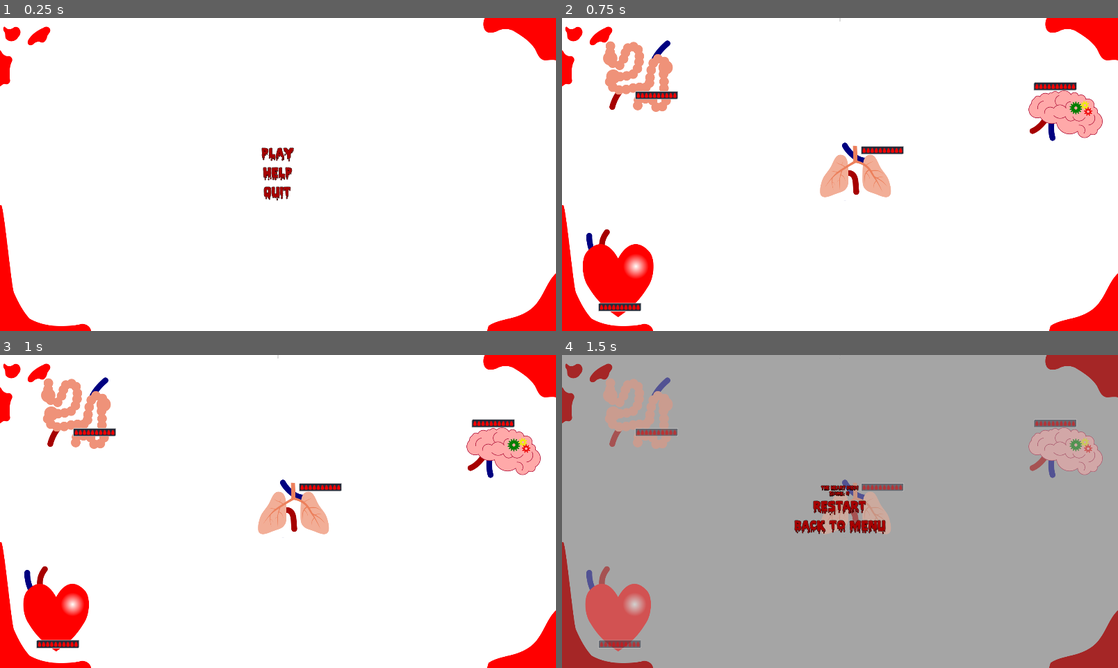
Above: before the commit, frames 1-4 (two rows, left to right).
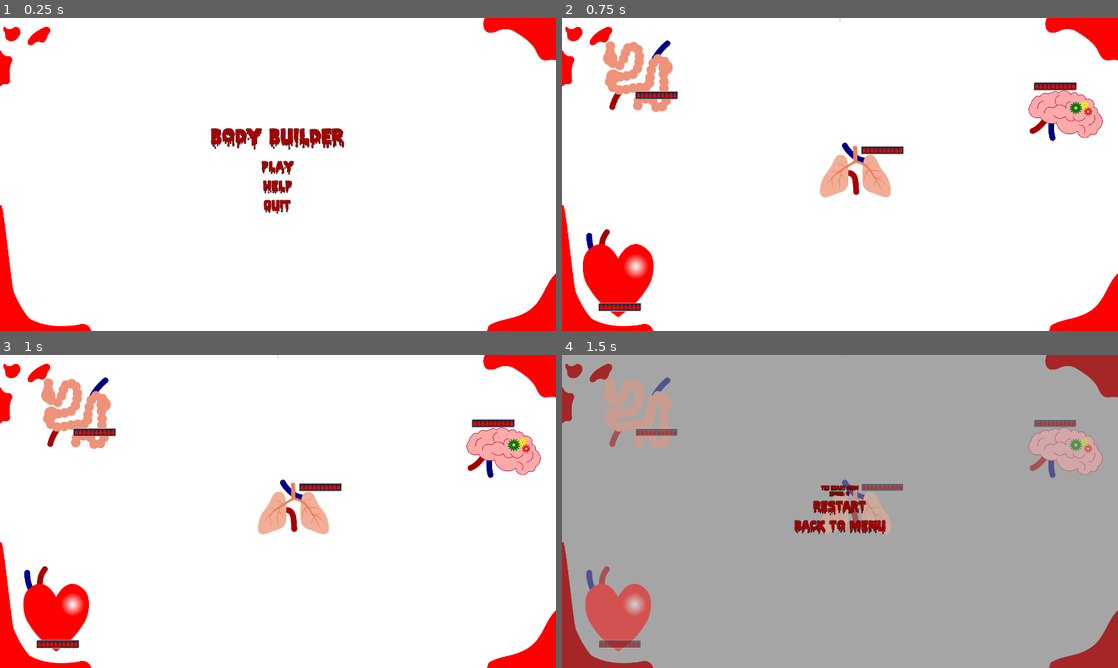
Above: after the commit, the same moments.

Repository: MathijsKeunen/Body-Builder
Game: Godot game, scene res://StartMenu.tscn
The game is run twice, just before and just after one commit, with the same random seed, the same clock (stepped at 60 frames per second) and the same inputs.
Inputs (mouse positions are in pixels of both pictures, inside the frame that each line leads up to):
- Up to frame 1 (0.25 s): no input
- Up to frame 2 (0.75 s): click "PLAY" at 0.5 s
- Up to frame 3 (1 s): no input
- Up to frame 4 (1.5 s): tap Enter at 1.25 s; move the mouse to (962, 495) at 1.27 s; tap H at 1.35 s; click (962, 495) at 1.42 s

The runs differ from the first frame. In frame 1, 1.9% of the frame differs, in the area x 37-62%, y 35-63%; in frame 2, nothing differs; in frame 3, nothing differs; in frame 4, nothing differs.

Commit message:
fixed bug where veins did not end correctly

Diff:
--- a/StartMenu.tscn
+++ b/StartMenu.tscn
@@ -1,9 +1,17 @@
-[gd_scene load_steps=5 format=2]
+[gd_scene load_steps=7 format=2]
 
 [ext_resource path="res://default_theme.tres" type="Theme" id=1]
 [ext_resource path="res://StartMenu.gd" type="Script" id=2]
 [ext_resource path="res://TextButton.tscn" type="PackedScene" id=3]
 [ext_resource path="res://assets/background.png" type="Texture" id=4]
+[ext_resource path="res://assets/font/PiecesNfi-LrOn.ttf" type="DynamicFontData" id=5]
+
+[sub_resource type="DynamicFont" id=1]
+size = 60
+outline_size = 1
+outline_color = Color( 0, 0, 0, 1 )
+extra_spacing_bottom = 28
+font_data = ExtResource( 5 )
 
 [node name="StartMenu" type="Control"]
 anchor_right = 1.0
@@ -26,25 +34,34 @@
 }
 
 [node name="VBoxContainer" type="VBoxContainer" parent="CenterContainer"]
-margin_left = 889.0
-margin_top = 440.0
-margin_right = 1030.0
-margin_bottom = 640.0
+margin_left = 729.0
+margin_top = 396.0
+margin_right = 1190.0
+margin_bottom = 684.0
+
+[node name="Label" type="Label" parent="CenterContainer/VBoxContainer"]
+margin_right = 461.0
+margin_bottom = 84.0
+custom_fonts/font = SubResource( 1 )
+text = "BODY BUILDER"
+align = 1
 
 [node name="Play" parent="CenterContainer/VBoxContainer" instance=ExtResource( 3 )]
-margin_right = 141.0
+margin_top = 88.0
+margin_right = 461.0
+margin_bottom = 152.0
 text = "PLAY"
 
 [node name="Help" parent="CenterContainer/VBoxContainer" instance=ExtResource( 3 )]
-margin_top = 68.0
-margin_right = 141.0
-margin_bottom = 132.0
+margin_top = 156.0
+margin_right = 461.0
+margin_bottom = 220.0
 text = "HELP"
 
 [node name="Quit" parent="CenterContainer/VBoxContainer" instance=ExtResource( 3 )]
-margin_top = 136.0
-margin_right = 141.0
-margin_bottom = 200.0
+margin_top = 224.0
+margin_right = 461.0
+margin_bottom = 288.0
 text = "QUIT"
 
 [node name="CenterContainer2" type="CenterContainer" parent="."]
--- a/Vein.gd
+++ b/Vein.gd
@@ -28,8 +28,8 @@
 
 func set_dummy_index(i: int) -> void:
 	$dummy/dummy.text = str(i)
-	if i >= 0:
-		$dummy.visible = true
+#	if i >= 0:
+#		$dummy.visible = true
 
 func get_dummy_index() -> int:
 	return int($dummy/dummy.text)
--- a/Vein.tscn
+++ b/Vein.tscn
@@ -11,6 +11,7 @@
 script = ExtResource( 1 )
 
 [node name="start" type="Node2D" parent="."]
+visible = false
 
 [node name="start" type="Label" parent="start"]
 anchor_right = 0.323
@@ -21,6 +22,7 @@
 }
 
 [node name="end" type="Node2D" parent="."]
+visible = false
 
 [node name="end" type="Label" parent="end"]
 margin_right = 40.0
--- a/Veins.gd
+++ b/Veins.gd
@@ -1,10 +1,10 @@
 extends Node2D
 class_name Veins
 
-const snap_distance = pow(20, 2)
+const snap_distance = pow(10, 2)
 const cut_segemt_size = 10
 const vein_segment_size = 10
-const MIN_LENGTH = 100
+const MIN_LENGTH = 10
 
 onready var net_number = get_parent().net_number
 
@@ -176,6 +176,7 @@
 		var old_p = old.get_indices()[old_index]
 		var new_p = new.get_indices()[new_index]
 		if old_p == new_p:
+			print("point 1")
 			return false
 	return new.points.size() >= MIN_LENGTH
 
Not shown: 3 places in default_theme.tres that only renumber resources
